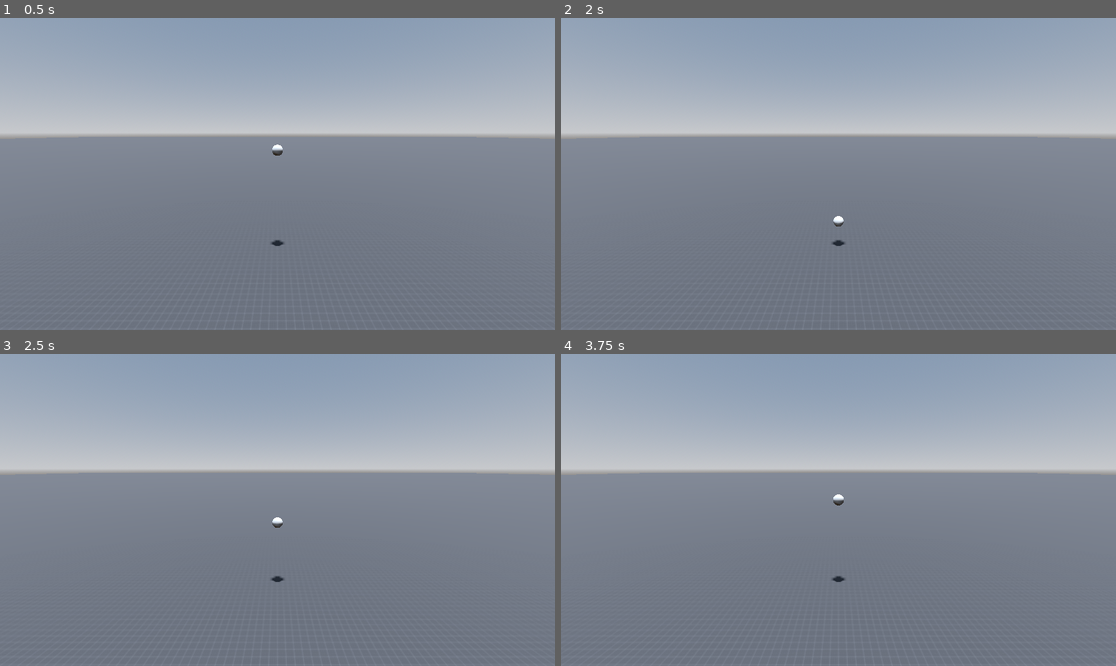
Above: before the commit, frames 1-4 (two rows, left to right).
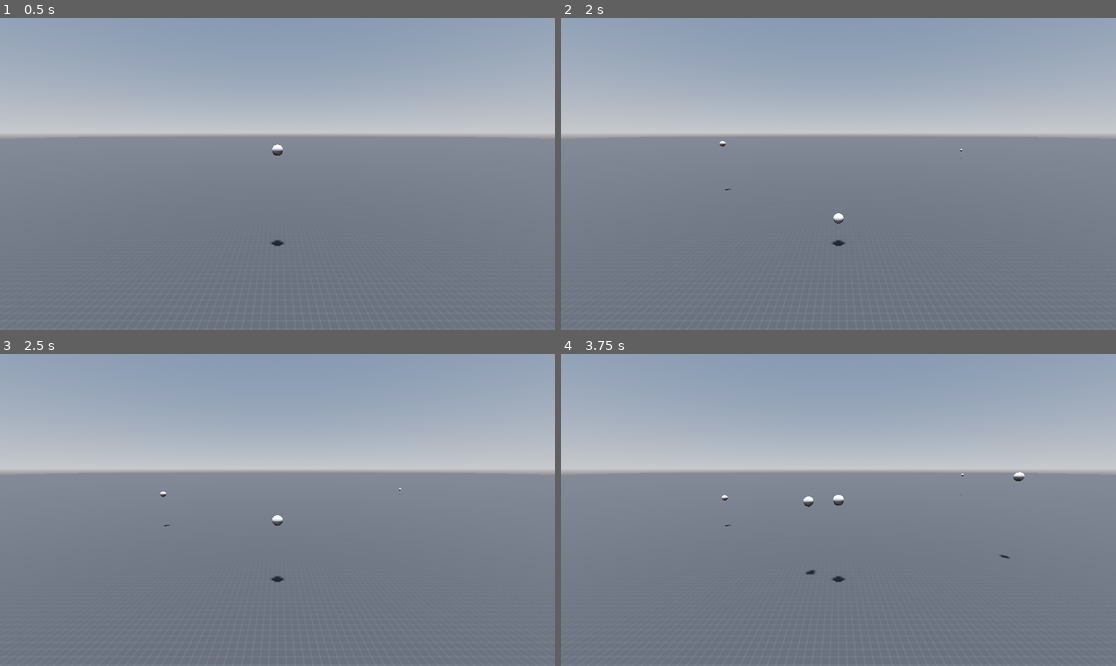
Above: after the commit, the same moments.

Repository: Shuflduf/Ball-Physics
Game: Godot game, scene res://main.tscn
Two runs of this game, one before a commit and one after it. Both use one fixed random seed, a clock stepped at 60 frames per second and the inputs below.
Inputs (mouse positions are in pixels of both pictures, inside the frame that each line leads up to):
- Up to frame 1 (0.5 s): no input
- Up to frame 2 (2 s): tap Enter at 0.5 s; move the mouse to (960, 158) at 0.52 s; press the mouse at (960, 158) at 0.53 s; tap Space at 1.25 s; move the mouse to (727, 189) at 1.27 s; release the mouse at (727, 189) at 1.28 s; click (727, 189) at 1.35 s
- Up to frame 3 (2.5 s): tap Enter at 2 s; move the mouse to (333, 441) at 2.02 s; press the mouse at (333, 441) at 2.03 s
- Up to frame 4 (3.75 s): tap Space at 2.75 s; move the mouse to (810, 572) at 2.77 s; release the mouse at (810, 572) at 2.78 s; click (810, 572) at 2.85 s; move the mouse to (1005, 556) at 3.52 s; press the mouse at (1005, 556) at 3.53 s

Frame 1 is identical in both runs. In frame 2, less than 0.1% of the frame differs, in the area x 28-73%, y 39-67%; in frame 3, less than 0.1%; in frame 4, 0.2%, in the area x 28-84%, y 37-71%.

Commit message:
click to add balls

Diff:
--- a/Main.gd
+++ b/Main.gd
@@ -19,7 +19,7 @@
 		ball.velocity.y -= delta * gravity
 
 
-		if ball.position.y - ball.radius < plane_depth:
+		if ball.position.y - ball.radius + ball.velocity.y < plane_depth:
 			ball.velocity.y *= -damping
 
 		ball.position += ball.velocity
@@ -30,6 +30,6 @@
 	balls.add_child(new_ball)
 
 
-func _on_area_3d_input_event(_camera: Node, event: InputEvent, position: Vector3, _normal: Vector3, _shape_idx: int) -> void:
+func _on_area_3d_input_event(_camera: Node, event: InputEvent, input_position: Vector3, _normal: Vector3, _shape_idx: int) -> void:
 	if event.is_action_pressed("left_click"):
-		print(event.position)
+		create_ball(input_position + Vector3(0, 10, 0))
